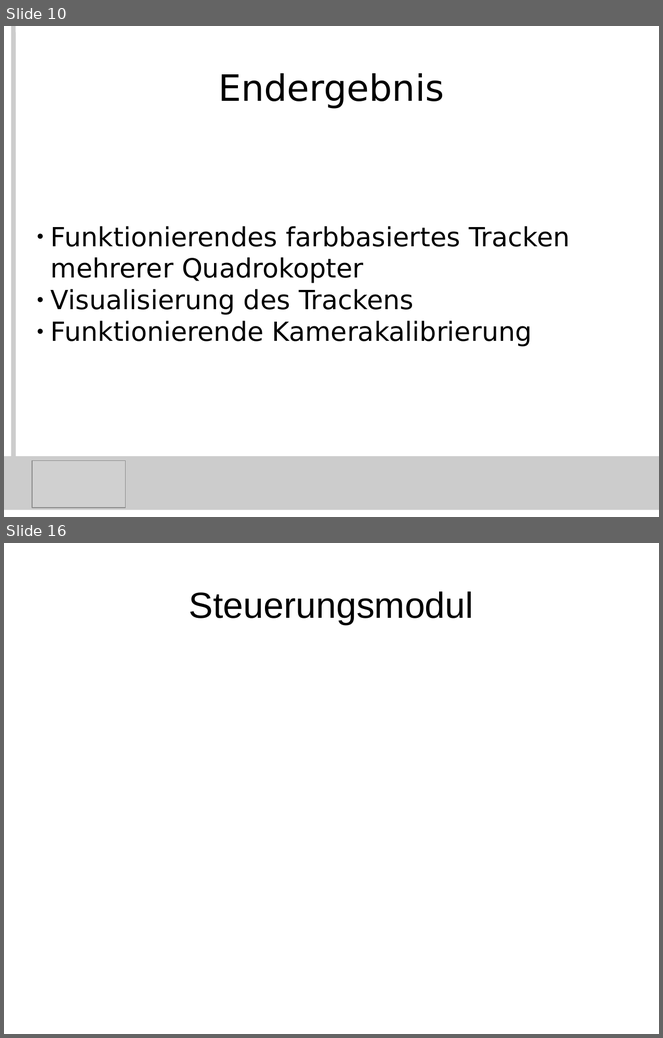
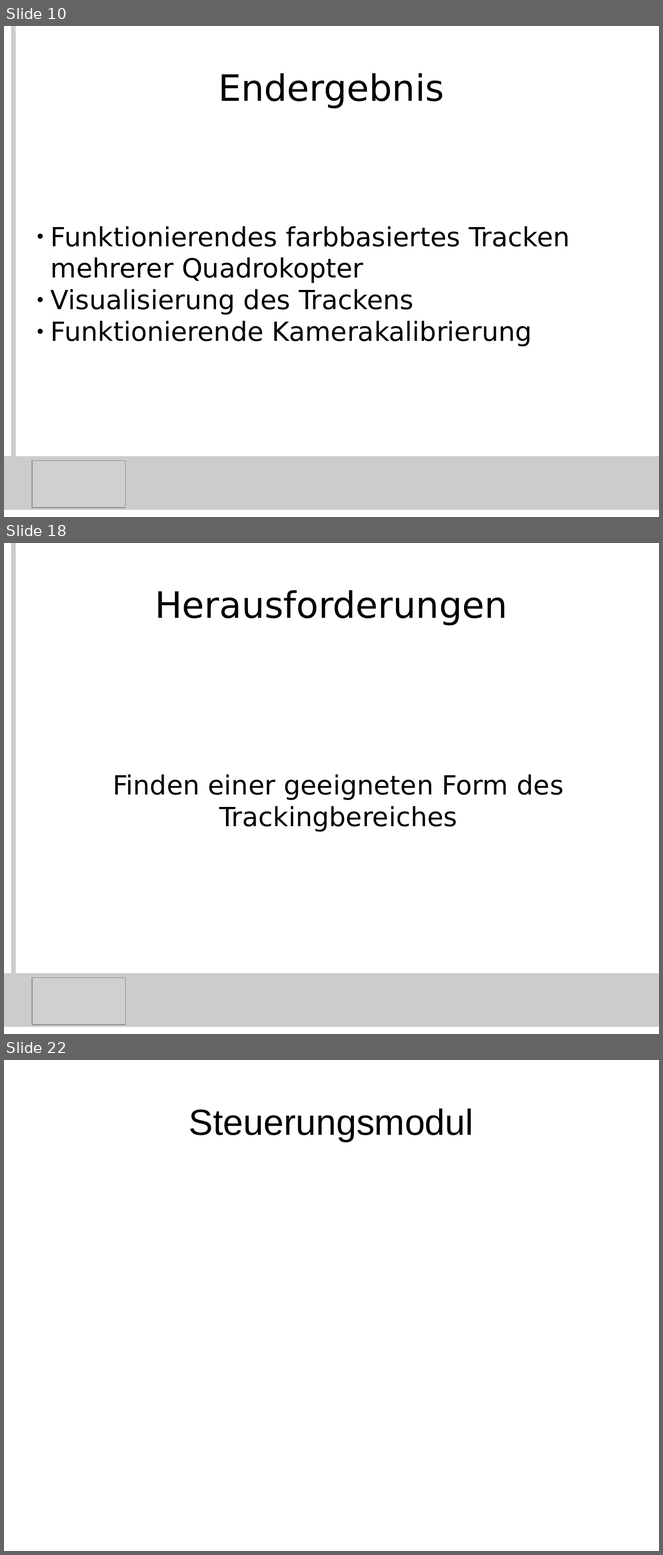
Before and after one commit to KITrokopter/Presentation, a slide deck: PresentationInTotal v0.1.odp. Shown one above the other, each under a label of ours: slides 10 and 16 before the commit, slides 10, 18 and 22 after it; the slides between them are not shown. The pictures are 663x1038 and 663x1555 pixels, drawn with LibreOffice and Linux fonts; fonts in the diff are those of the drawing; grey boxes stand for pictures. Boxes give left, top, right and bottom in pixels: in the first picture for what was removed or moved away, otherwise in the second. Text is boxed around its words. In the diff, an @@ line names an element or a change of style, - is before the commit and + after.

```diff
--- a/PresentationInTotal v0.1.odp
+++ b/PresentationInTotal v0.1.odp
@@ slide 18 added at (x1=4, y1=543, x2=659, y2=1034), background #FFFFFF @@
@@ line added from (13, 543) to (13, 1020), #CCCCCC 5.67 pt @@
@@ title added at (x1=155, y1=590, x2=507, y2=626), 44 pt, text #000000 @@
+Herausforderungen
@@ subtitle added at (x1=113, y1=774, x2=564, y2=832), 32 pt, text #000000 @@
+Finden einer geeigneten Form des Trackingbereiches
@@ rectangle added at (x1=4, y1=974, x2=659, y2=1028), fill #CCCCCC @@
@@ picture added at (x1=32, y1=978, x2=125, y2=1025) @@
@@ what was slide 16 is now slide 22 @@
```
Also in this commit, not shown: 6 slides changed, 5 other slides added.
